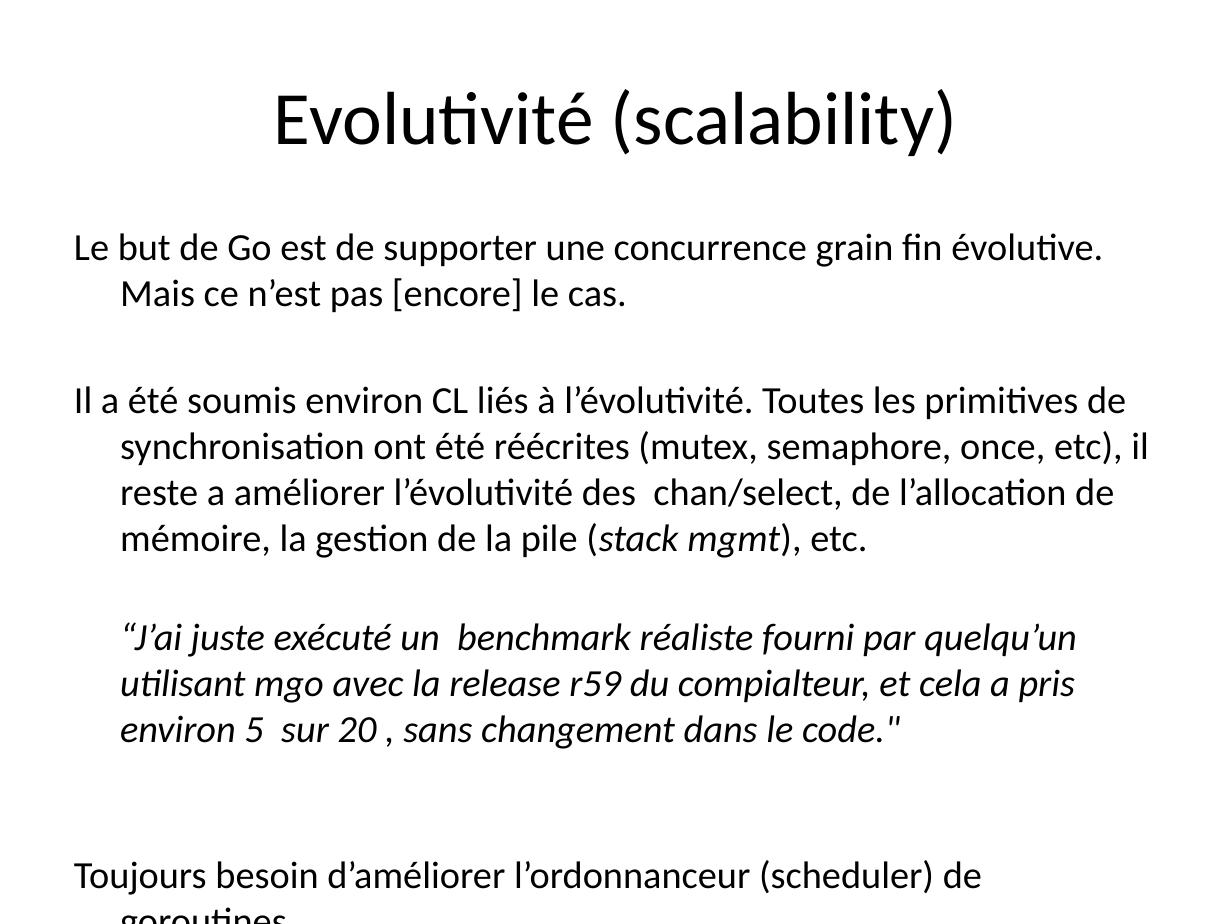
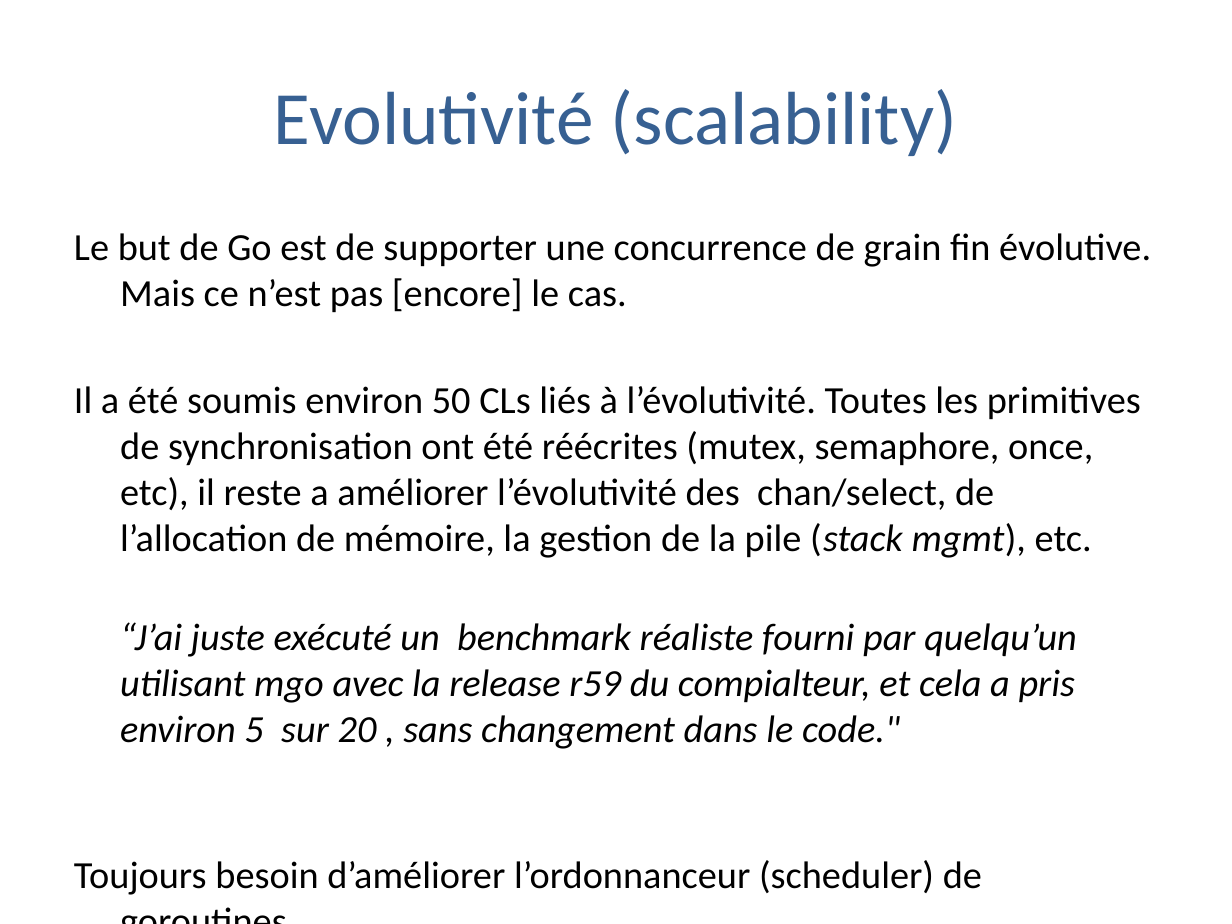
Before and after one commit to trash-anger/golang-france, a slide deck: slide 26 of Go-documentation/cours-general/Concurrence en go.pptx. Drawn at 1232x924 pixels with LibreOffice and Linux fonts; fonts in the diff are those of the drawing; background and template pictures are left out. Boxes give left, top, right and bottom in pixels: in the first picture for what was removed or moved away, otherwise in the second. Text is boxed around its words. In the diff, an @@ line names an element or a change of style, - is before the commit and + after.

```diff
--- a/Go-documentation/cours-general/Concurrence en go.pptx
+++ b/Go-documentation/cours-general/Concurrence en go.pptx
@@ title "Evolutivité (scalability)" at bbox=[274, 89, 957, 156]: text colour #000000 to #376092 @@
@@ text at bbox=[74, 233, 1151, 558]: text changed @@
-Le but de Go est de supporter une concurrence grain fin évolutive. Mais ce n’est pas [encore] le cas.
-Il a été soumis environ CL liés à l’évolutivité. Toutes les primitives de synchronisation ont été réécrites (mutex, semaphore, once, etc), il reste a améliorer l’évolutivité des chan/select, de l’allocation de mémoire, la gestion de la pile (stack mgmt), etc.
+Le but de Go est de supporter une concurrence de grain fin évolutive. Mais ce n’est pas [encore] le cas.
+Il a été soumis environ 50 CLs liés à l’évolutivité. Toutes les primitives de synchronisation ont été réécrites (mutex, semaphore, once, etc), il reste a améliorer l’évolutivité des chan/select, de l’allocation de mémoire, la gestion de la pile (stack mgmt), etc.
```
Also in this commit, not shown: 25 other slides changed, 2 other files.
